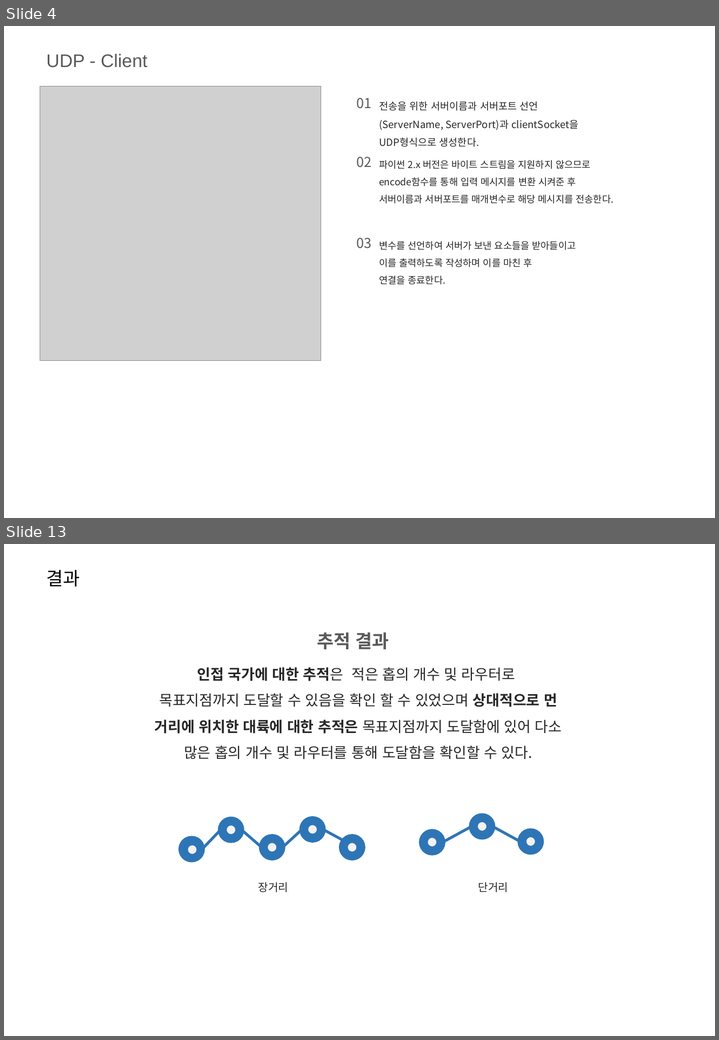
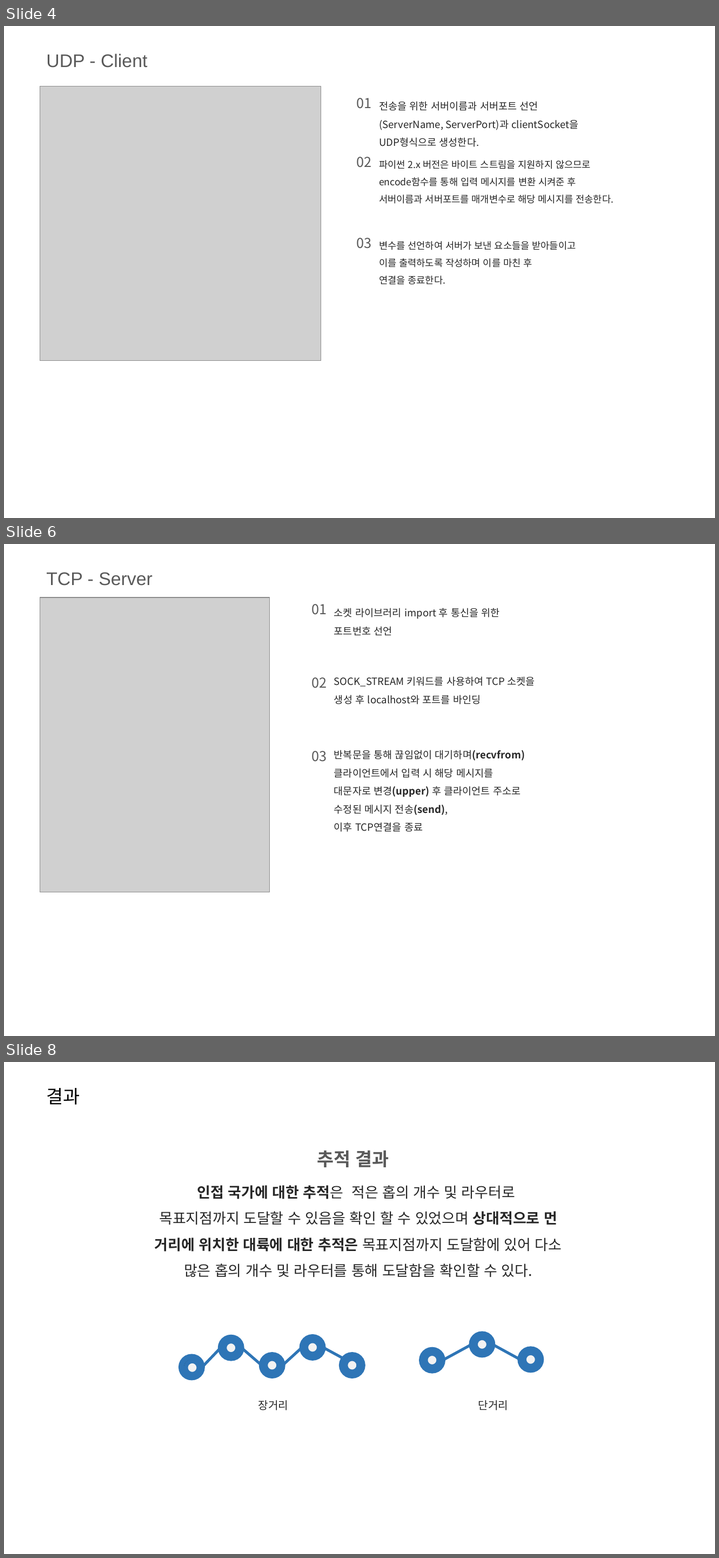
Before and after one commit to ingkoon/2020-s, a slide deck: ComputerNetwork/2-4/20151167 이인재 컴퓨터네트워크 2-4실습 과제(UDP, TCP).pptx. Shown one above the other, each under a label of ours: slides 4 and 13 before the commit, slides 4, 6 and 8 after it; the slides between them are not shown. The pictures are 719x1040 and 719x1558 pixels, drawn with LibreOffice and Linux fonts; fonts in the diff are those of the drawing; grey boxes stand for pictures; background and template pictures are left out. Boxes give left, top, right and bottom in pixels: in the first picture for what was removed or moved away, otherwise in the second. Text is boxed around its words. In the diff, an @@ line names an element or a change of style, - is before the commit and + after.

```diff
--- a/ComputerNetwork/2-4/20151167 이인재 컴퓨터네트워크 2-4실습 과제(UDP, TCP).pptx
+++ b/ComputerNetwork/2-4/20151167 이인재 컴퓨터네트워크 2-4실습 과제(UDP, TCP).pptx
@@ slide 6 added at bbox=[4, 544, 715, 1036], background picture (left out) @@
@@ text added at bbox=[46, 572, 152, 586], 20 pt, text #595959 @@
+TCP - Server
@@ picture added at bbox=[40, 597, 270, 892] @@
@@ text added at bbox=[311, 604, 326, 615], 15 pt, text #595959 @@
+01
@@ text added at bbox=[334, 608, 500, 635], 11 pt, text #262626 @@
+소켓 라이브러리 import 후 통신을 위한
+포트번호 선언
@@ text added at bbox=[311, 677, 326, 688], 15 pt, text #595959 @@
+02
@@ text added at bbox=[334, 676, 534, 704], 11 pt, text #262626 @@
+SOCK_STREAM 키워드를 사용하여 TCP 소켓을 생성 후 localhost와 포트를 바인딩
@@ text added at bbox=[311, 751, 326, 762], 15 pt, text #595959 @@
+03
@@ text added at bbox=[334, 750, 525, 832], 11 pt, text #262626 @@
+반복문을 통해 끊임없이 대기하며(recvfrom)
+클라이언트에서 입력 시 해당 메시지를
+대문자로 변경(upper) 후 클라이언트 주소로
+수정된 메시지 전송(send),
+이후 TCP연결을 종료
@@ what was slide 13 is now slide 8 @@
```
Also in this commit, not shown: 1 slide changed, 1 other slide added, 7 slides removed, 2 other files.
